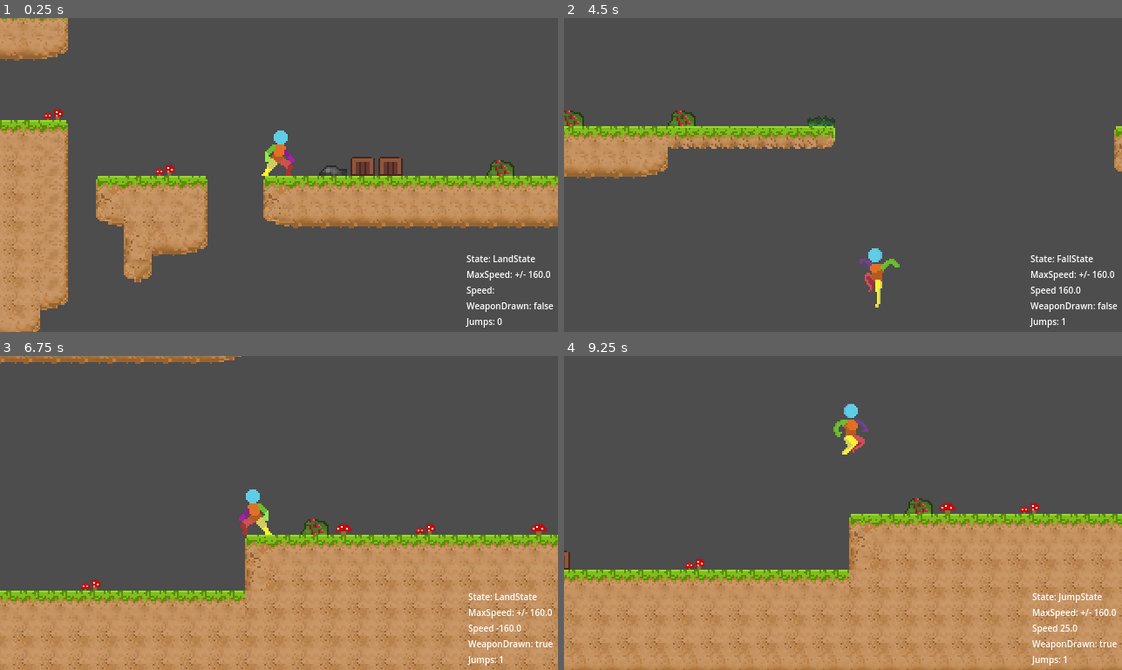
Above: before the commit, frames 1-4 (two rows, left to right).
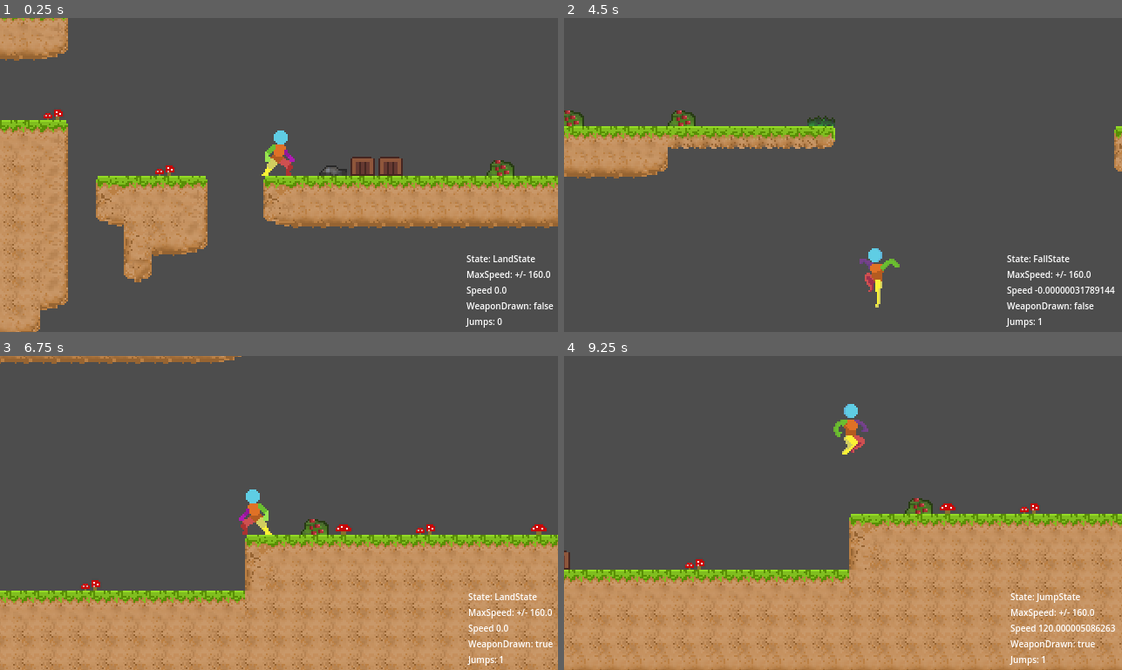
Above: after the commit, the same moments.

Repository: deanblackborough/godot-platformer
Game: Godot game, scene res://Scenes/Game.tscn
Same seed, same stepped clock (60 frames per second), same inputs: the game is played once before the commit and once after it.
Inputs:
- Up to frame 1 (0.25 s): no input
- Up to frame 2 (4.5 s): hold D (moveRight) 0.53-2.03 s; tap G (toggleWeapon) every 0.75 s from 0.6 to 4.35 s; tap Space (jump) at 0.77, 1.52, 3.02, 3.77 s; hold A (moveLeft) 2.03-2.78 s; hold D (moveRight) 2.78-4.28 s; hold A (moveLeft) from 4.28 s (still down)
- Up to frame 3 (6.75 s): tap Space (jump) at 4.52, 6.02 s; release A (moveLeft) at 5.03 s; hold D (moveRight) 5.03-5.78 s; tap G (toggleWeapon) at 5.1, 5.85, 6.6 s; hold A (moveLeft) from 5.78 s (still down)
- Up to frame 4 (9.25 s): tap Space (jump) at 6.77, 7.52, 9.02 s; release A (moveLeft) at 7.28 s; hold D (moveRight) from 7.28 s (still down); tap G (toggleWeapon) at 7.35, 8.1, 8.85 s

The runs differ from the first frame. In frame 1, less than 0.1% of the frame differs, in the area x 88-91%, y 85-88%; in frame 2, 1.1%, in the area x 79-100%, y 75-99%; in frame 3, less than 0.1%; in frame 4, 1.1%.

Commit message:
Update move toward calls

Diff:
--- a/Scripts/Player/Player.gd
+++ b/Scripts/Player/Player.gd
@@ -73,5 +73,28 @@
 		jumps += 1
 		return
 
-func apply_group_acceleration():
-	pass
+func apply_acceleration_in_x_on_ground(direction: float, delta: float) -> float:
+	var target_speed = max_speed * direction
+	var player_velocity = move_toward(velocity.x, target_speed, ground_acceleration * delta)
+	debug_speed.text = "Speed %s " % str(player_velocity)
+
+	return player_velocity
+
+func apply_acceleration_in_x_in_air(direction: float, delta: float) -> float:
+	var target_speed = max_speed * direction
+	var player_velocity = move_toward(velocity.x, target_speed, air_acceleration * delta)
+	debug_speed.text = "Speed %s " % str(player_velocity)
+
+	return player_velocity
+
+func apply_deacceleration_in_x_on_ground(delta: float) -> float:
+	var player_velocity = move_toward(velocity.x, 0.0, ground_deacceleration * delta)
+	debug_speed.text = "Speed %s " % str(player_velocity)
+
+	return player_velocity
+
+func apply_deacceleration_in_x_in_air(delta: float) -> float:
+	var player_velocity = move_toward(velocity.x, 0.0, ground_deacceleration * delta)
+	debug_speed.text = "Speed %s " % str(player_velocity)
+
+	return player_velocity
--- a/Scripts/Player/States/FallState.gd
+++ b/Scripts/Player/States/FallState.gd
@@ -15,8 +15,6 @@
 
 func process_update(_delta):
 
-	fall_time += _delta;
-
 	var direction = Input.get_axis("moveLeft", "moveRight")
 
 	if direction < 0.0:
@@ -26,9 +24,10 @@
 
 func physics_update(_delta):
 
+	fall_time += _delta;
+
 	var direction = Input.get_axis("moveLeft", "moveRight")
-	var target_speed = player.max_speed * direction
-	player.velocity.x = move_toward(player.velocity.x, target_speed, player.air_acceleration * _delta)
+	player.velocity.x = player.apply_acceleration_in_x_in_air(direction, _delta)
 
 	if Input.is_action_just_pressed("jump") and player.can_jump():
 		player.try_to_jump()
--- a/Scripts/Player/States/HardLandState.gd
+++ b/Scripts/Player/States/HardLandState.gd
@@ -1,4 +1,4 @@
-# res://Scripts/Player/States/LandState.gd
+# res://Scripts/Player/States/HardLandState.gd
 
 extends PlayerState
 
@@ -19,7 +19,7 @@
 func physics_update(_delta):
 
 	player.velocity.y = 0.0
-	player.velocity.x = move_toward(player.velocity.x, 0.0, player.ground_deacceleration * _delta)
+	player.velocity.x = player.apply_deacceleration_in_x_on_ground(_delta)
 
 func _end():
 	if player.is_on_floor():
--- a/Scripts/Player/States/JumpState.gd
+++ b/Scripts/Player/States/JumpState.gd
@@ -27,8 +27,7 @@
 		return
 
 	var direction = Input.get_axis("moveLeft", "moveRight")
-	var target_speed = player.max_speed * direction
-	player.velocity.x = move_toward(player.velocity.x, target_speed, player.air_acceleration * _delta)
+	player.velocity.x = player.apply_acceleration_in_x_in_air(direction, _delta)
 
 	# When velocity starts going downward, switch to Fall
 	if not player.is_on_floor() and player.velocity.y > 0:
--- a/Scripts/Player/States/LandState.gd
+++ b/Scripts/Player/States/LandState.gd
@@ -19,7 +19,7 @@
 func physics_update(_delta):
 
 	player.velocity.y = 0.0
-	player.velocity.x = move_toward(player.velocity.x, 0.0, player.ground_deacceleration * _delta)
+	player.velocity.x = player.apply_deacceleration_in_x_on_ground(_delta)
 
 func _end():
 	if player.is_on_floor():
--- a/Scripts/Player/States/RunState.gd
+++ b/Scripts/Player/States/RunState.gd
@@ -30,9 +30,7 @@
 func physics_update(_delta):
 
 	var direction = Input.get_axis("moveLeft", "moveRight")
-	var target_speed = player.max_speed * direction
-	player.velocity.x = move_toward(player.velocity.x, target_speed, player.ground_acceleration * _delta)
-	player.debug_speed.text = "Speed %s " % str(player.velocity.x)
+	player.velocity.x = player.apply_acceleration_in_x_on_ground(direction, _delta)
 
 	if not player.is_on_floor():
 		player.state_machine.change_state("FallState")
